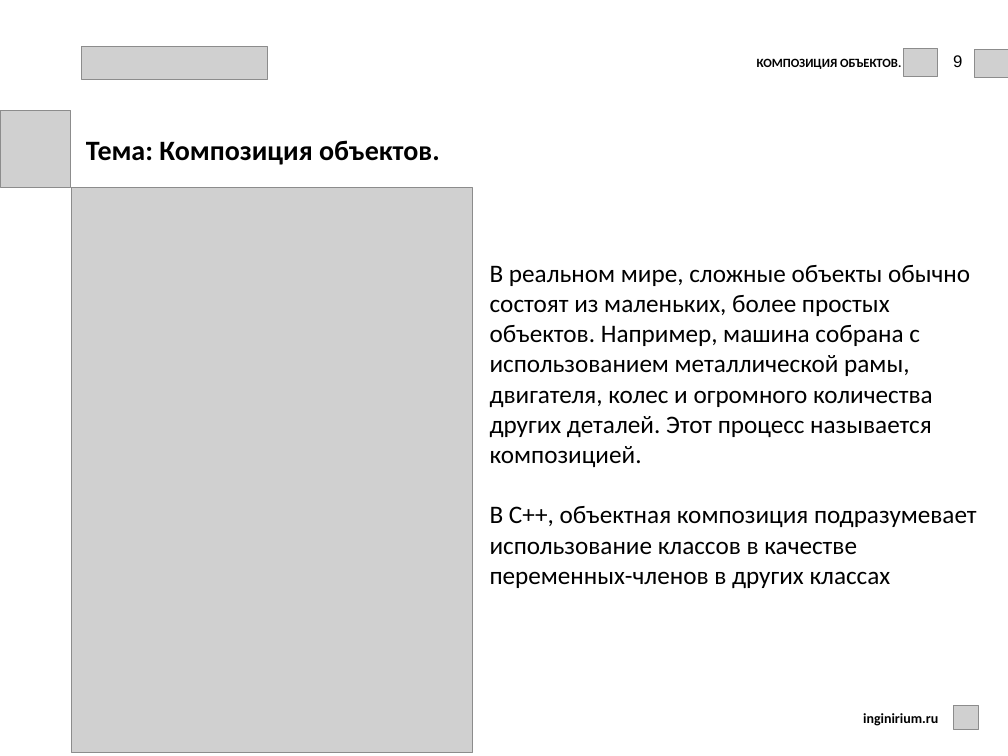
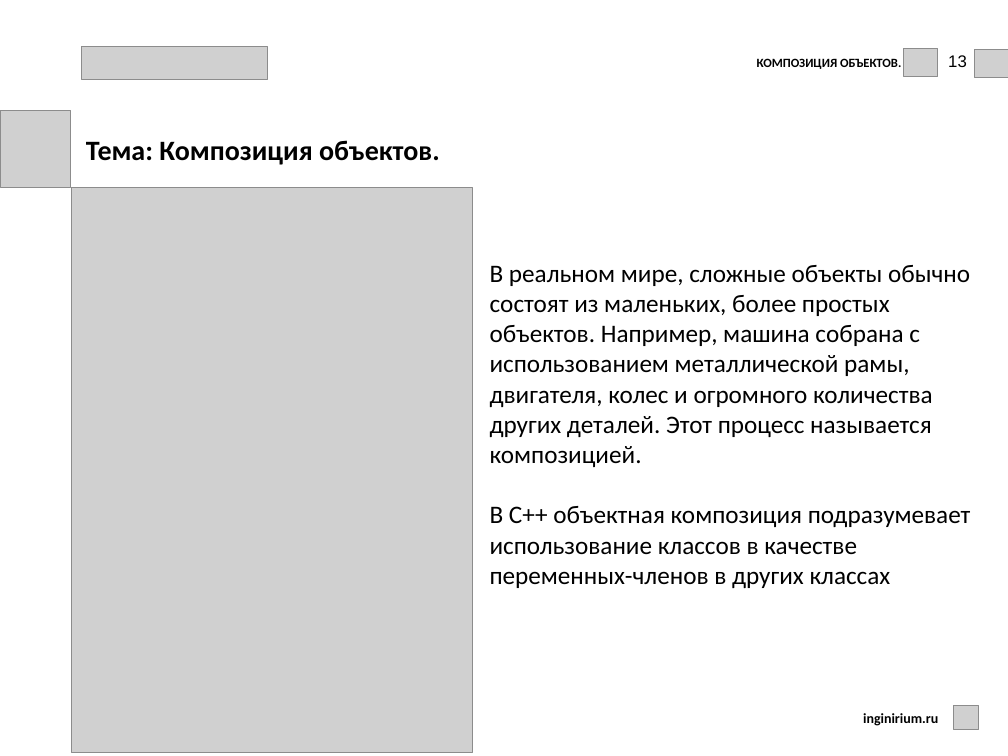
Before and after one commit to kprmk/Cpp, a slide deck: slide 13 of lessons_I/9-11/les_8/les_8_class_2.pptx. Drawn at 1008x756 pixels with LibreOffice and Linux fonts; fonts in the diff are those of the drawing; grey boxes stand for pictures; background and template pictures are left out. Boxes give left, top, right and bottom in pixels: in the first picture for what was removed or moved away, otherwise in the second. Text is boxed around its words. In the diff, an @@ line names an element or a change of style, - is before the commit and + after.

```diff
--- a/lessons_I/9-11/les_8/les_8_class_2.pptx
+++ b/lessons_I/9-11/les_8/les_8_class_2.pptx
@@ text added at bbox=[948, 55, 967, 67], 12 pt, text #000000 @@
+13
@@ text removed at bbox=[953, 55, 962, 67] @@
-9
@@ text at bbox=[490, 506, 971, 588]: text changed @@
-В C++, объектная композиция подразумевает использование классов в качестве переменных-членов в других классах
+В C++ объектная композиция подразумевает использование классов в качестве переменных-членов в других классах
```
Also in this commit, not shown: 19 other slides changed, 45 other files.
